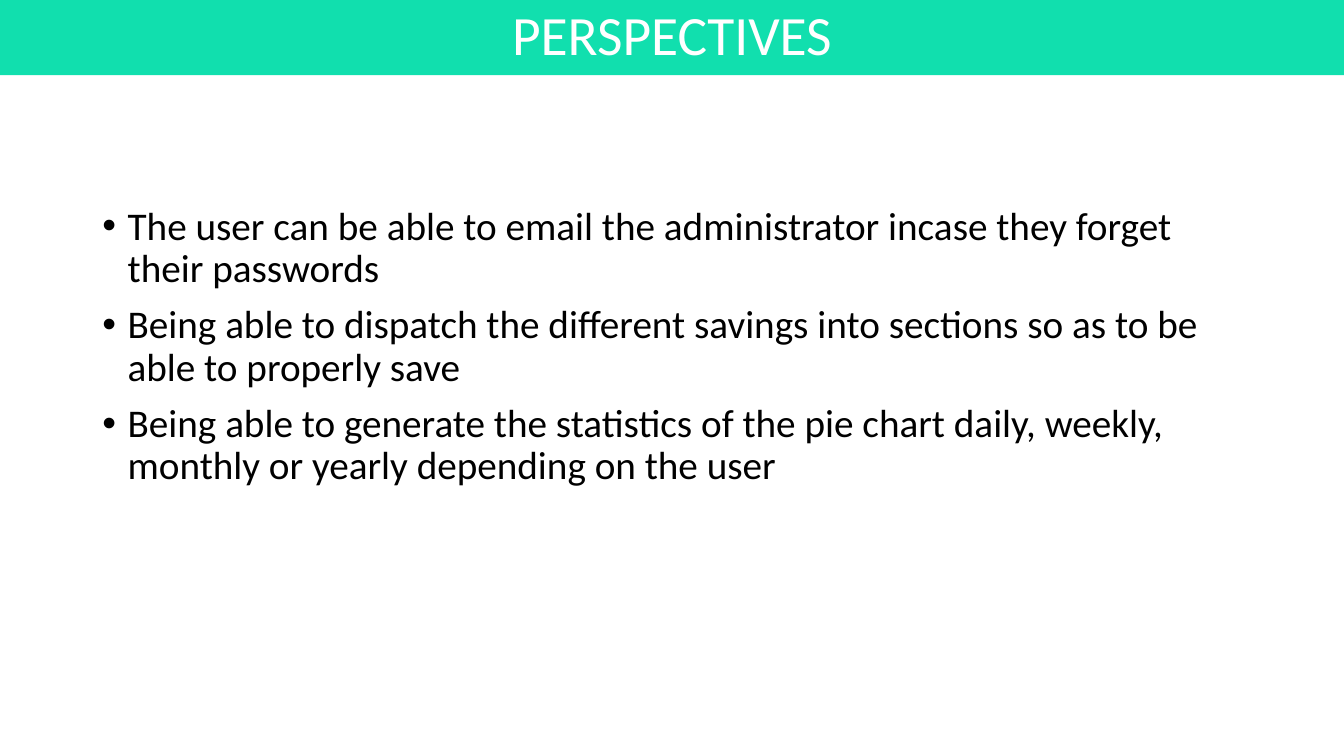
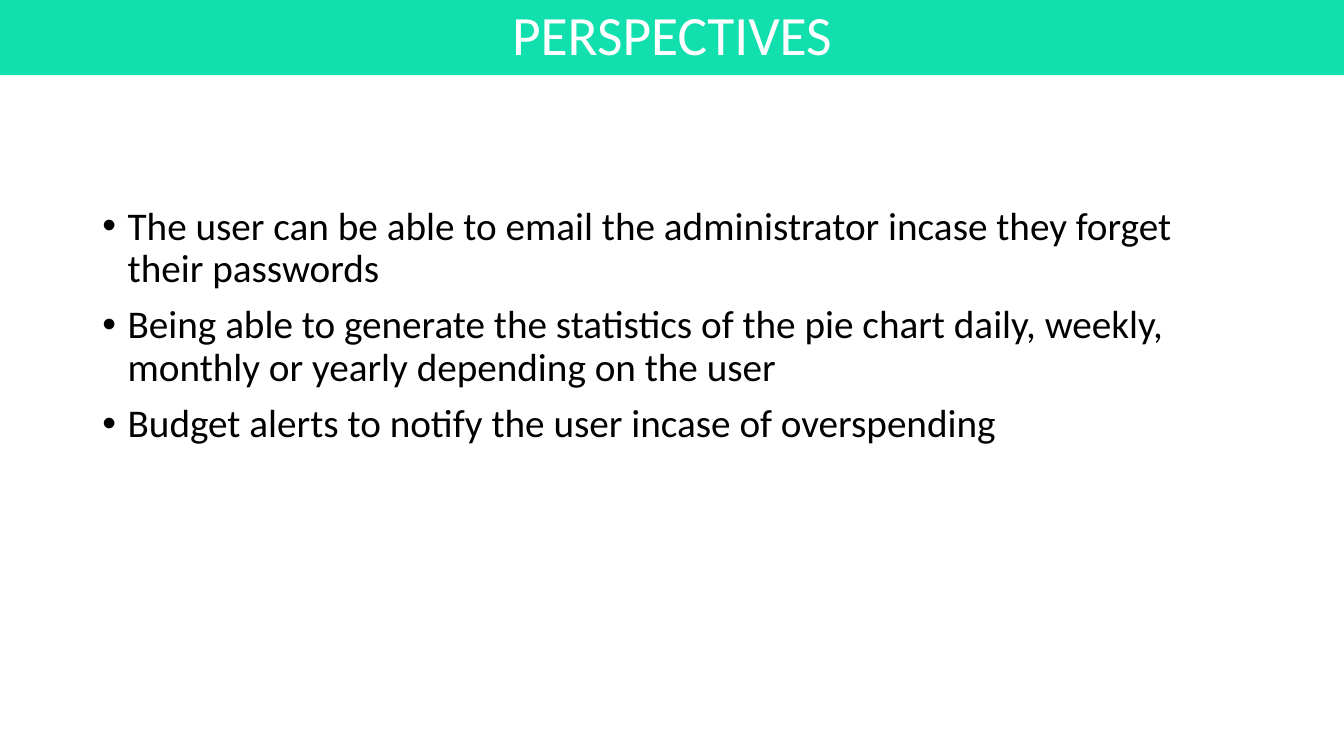
Before and after one commit to kanzuesther/level-2-report-and-diagrams, a slide deck: slide 15 of Presentation1.pptx. Drawn at 1344x756 pixels with LibreOffice and Linux fonts; fonts in the diff are those of the drawing. Boxes give left, top, right and bottom in pixels: in the first picture for what was removed or moved away, otherwise in the second. Text is boxed around its words. In the diff, an @@ line names an element or a change of style, - is before the commit and + after.

Commit message:
presentation complete

```diff
--- a/Presentation1.pptx
+++ b/Presentation1.pptx
@@ text at [128, 310, 1197, 388]: paragraph removed @@
-• Being able to dispatch the different savings into sections so as to be able to properly save
@@ text at [128, 409, 996, 444]: paragraph added @@
+• Budget alerts to notify the user incase of overspending
```
Also in this commit, not shown: 3 other slides changed.
